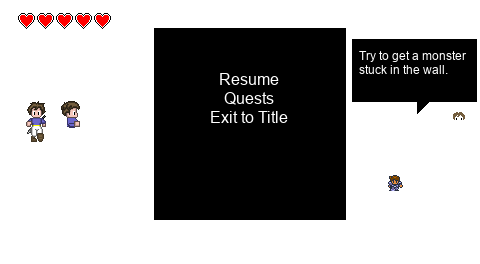
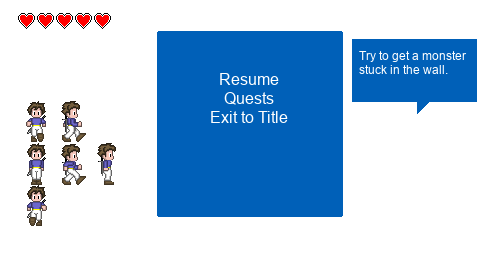
The second 480px x 264px image is a revision of the first. Changes to its layers:
painted on "Background" over [27,28,477,226]
